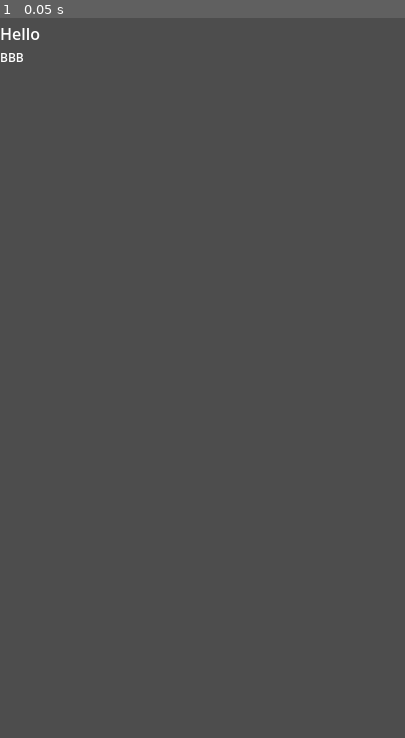
Above: before the commit, frame 1.
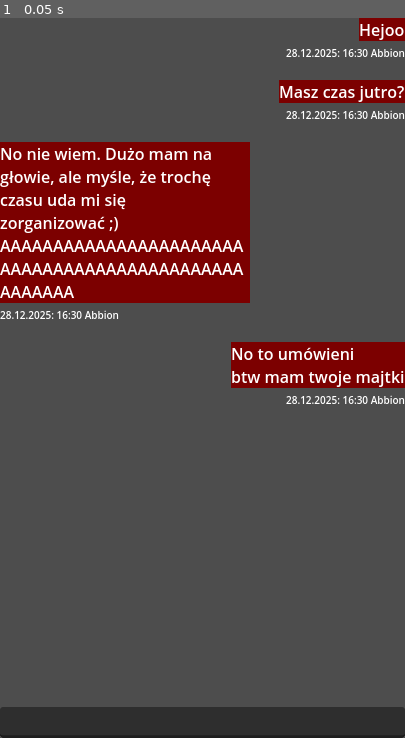
Above: after the commit, the same moment.

Repository: Abbion/CyberCrushMobileApp
Game: Godot game, scene res://scenes/panels/chat_panel.tscn
Same seed, same stepped clock (60 frames per second), same inputs: the game is played once before the commit and once after it. This scene is started directly instead of the project's main scene.
Inputs:
- Up to frame 1 (0.05 s): no input

The runs differ from the first frame. In frame 1, 23% of the frame differs, in the area x 0-100%, y 0-100%.

Commit message:
chat conv mock

Diff:
--- a/project.godot
+++ b/project.godot
@@ -20,6 +20,7 @@
 AppSessionState="*res://scripts/app_session_state.gd"
 GlobalConstants="*res://scripts/global_constants.gd"
 HelperFunctions="*res://scripts/helper_functions.gd"
+GlobalTypes="*res://scripts/global_types.gd"
 
 [display]
 
--- a/scenes/custom_controlls/chat_entry.tscn
+++ b/scenes/custom_controlls/chat_entry.tscn
@@ -10,9 +10,6 @@
 offset_bottom = -672.0
 grow_horizontal = 2
 script = ExtResource("1_pe7r3")
-
-[node name="chat_interactor" type="Button" parent="."]
-layout_mode = 2
 
 [node name="VBoxContainer" type="VBoxContainer" parent="."]
 layout_mode = 2
@@ -38,3 +35,9 @@
 size_flags_vertical = 1
 theme_override_font_sizes/font_size = 12
 text = "12:12:12:12"
+
+[node name="chat_interactor" type="Button" parent="."]
+modulate = Color(1, 1, 1, 0)
+layout_mode = 2
+
+[connection signal="pressed" from="chat_interactor" to="." method="_on_chat_interactor_pressed"]
--- a/scenes/custom_controlls/chat_message_entry.tscn
+++ b/scenes/custom_controlls/chat_message_entry.tscn
@@ -10,19 +10,31 @@
 grow_horizontal = 2
 grow_vertical = 2
 script = ExtResource("1_7xolx")
+message_alignment = 1
+message_text = "default"
+timestamp_text = "null"
 
-[node name="VBoxContainer" type="VBoxContainer" parent="."]
+[node name="message_background" type="ColorRect" parent="."]
+layout_mode = 1
+offset_right = 40.0
+offset_bottom = 40.0
+color = Color(0.487756, 1.02879e-06, 3.36915e-07, 1)
+
+[node name="message_container" type="VBoxContainer" parent="."]
 layout_mode = 1
 offset_right = 250.0
 offset_bottom = 720.0
+theme_override_constants/separation = 5
 
-[node name="message_label" type="Label" parent="VBoxContainer"]
-custom_minimum_size = Vector2(30, 0)
+[node name="message_label" type="Label" parent="message_container"]
+custom_minimum_size = Vector2(250, 0)
 layout_mode = 2
-text = "AAAAAAAAAAAAAAAAAAAAAAAAAAAAAAAAAAAAAAAAAAAAAAAAAAAAAAAAAA"
+size_flags_horizontal = 0
+theme_override_constants/line_spacing = 0
+text = "default"
 autowrap_mode = 3
 
-[node name="timestamp_label" type="Label" parent="VBoxContainer"]
+[node name="timestamp_label" type="Label" parent="message_container"]
 layout_mode = 2
-theme_override_font_sizes/font_size = 12
-text = "BBB"
+theme_override_font_sizes/font_size = 10
+text = "null"
--- a/scenes/pages/main_page.tscn
+++ b/scenes/pages/main_page.tscn
@@ -1,10 +1,11 @@
-[gd_scene load_steps=6 format=3 uid="uid://bt5wtau8jm4ev"]
+[gd_scene load_steps=7 format=3 uid="uid://bt5wtau8jm4ev"]
 
 [ext_resource type="Script" uid="uid://b45tryrl3k5w4" path="res://scripts/main_page_script.gd" id="1_x7tum"]
 [ext_resource type="PackedScene" uid="uid://1m4opeh0nxo1" path="res://scenes/custom_controlls/app_selector.tscn" id="2_7nifb"]
 [ext_resource type="PackedScene" uid="uid://cc7if8n618gcj" path="res://scenes/custom_controlls/top_bar.tscn" id="2_ued0y"]
 [ext_resource type="PackedScene" uid="uid://0506af3w1mki" path="res://scenes/panels/bank_panel.tscn" id="3_6lmqk"]
 [ext_resource type="PackedScene" uid="uid://dnpm7vyhf2ftt" path="res://scenes/panels/my_id_panel.tscn" id="3_xap5f"]
+[ext_resource type="PackedScene" uid="uid://cshv3dqh1nyxj" path="res://scenes/panels/chat_list_panel.tscn" id="5_esk2p"]
 
 [node name="MainPage" type="Control"]
 layout_mode = 3
@@ -39,6 +40,10 @@
 [node name="my_id_panel" parent="VBoxContainer/PanelContainer" instance=ExtResource("3_xap5f")]
 layout_mode = 2
 
+[node name="chat_list_panel" parent="VBoxContainer/PanelContainer" instance=ExtResource("5_esk2p")]
+visible = false
+layout_mode = 2
+
 [node name="app_selector" parent="VBoxContainer" instance=ExtResource("2_7nifb")]
 custom_minimum_size = Vector2(0, 60)
 layout_mode = 2
--- a/scenes/panels/chat_list_panel.tscn
+++ b/scenes/panels/chat_list_panel.tscn
@@ -39,7 +39,7 @@
 text = "  +  "
 metadata/_edit_use_anchors_ = true
 
-[node name="overlay" type="CenterContainer" parent="."]
+[node name="create_chat_overlay" type="CenterContainer" parent="."]
 visible = false
 layout_mode = 1
 anchors_preset = 15
@@ -48,14 +48,14 @@
 grow_horizontal = 2
 grow_vertical = 2
 
-[node name="ColorRect" type="ColorRect" parent="overlay"]
+[node name="ColorRect" type="ColorRect" parent="create_chat_overlay"]
 custom_minimum_size = Vector2(400, 720)
 layout_mode = 2
 color = Color(0, 0, 0, 0.152941)
 
-[node name="new_chat" parent="overlay" instance=ExtResource("2_6j0wu")]
+[node name="new_chat" parent="create_chat_overlay" instance=ExtResource("2_6j0wu")]
 custom_minimum_size = Vector2(400, 166)
 layout_mode = 2
 
 [connection signal="pressed" from="add_chat" to="." method="_on_add_chat_pressed"]
-[connection signal="panel_closed" from="overlay/new_chat" to="." method="_on_new_chat_panel_closed"]
+[connection signal="panel_closed" from="create_chat_overlay/new_chat" to="." method="_on_new_chat_panel_closed"]
--- a/scenes/panels/chat_panel.tscn
+++ b/scenes/panels/chat_panel.tscn
@@ -1,7 +1,6 @@
-[gd_scene load_steps=3 format=3 uid="uid://b33lb6oqou8we"]
+[gd_scene load_steps=2 format=3 uid="uid://b33lb6oqou8we"]
 
 [ext_resource type="Script" uid="uid://eq00ajhbkh3u" path="res://scripts/chat_panel_script.gd" id="1_2d7el"]
-[ext_resource type="PackedScene" uid="uid://5damwlt2tv6e" path="res://scenes/custom_controlls/chat_message_entry.tscn" id="2_nvn48"]
 
 [node name="chat_panel" type="Control"]
 layout_mode = 3
@@ -16,9 +15,12 @@
 layout_mode = 1
 anchors_preset = -1
 anchor_right = 1.0
+offset_bottom = 689.0
+grow_horizontal = 2
+theme_override_constants/separation = 20
+
+[node name="message_input" type="LineEdit" parent="."]
+layout_mode = 0
+offset_top = 689.0
+offset_right = 405.0
 offset_bottom = 720.0
-grow_horizontal = 2
-
-[node name="chat_message_entry" parent="messages" instance=ExtResource("2_nvn48")]
-layout_mode = 2
-size_flags_horizontal = 8
--- a/scripts/chat_entry_script.gd
+++ b/scripts/chat_entry_script.gd
@@ -1,5 +1,6 @@
 extends PanelContainer
 
+@export var chat_id: int = -1
 @export var chat_title: String = "Chat title"
 @export var last_message: String = "Last message"
 @export var last_timestamp: String = "12:00"
@@ -8,7 +9,12 @@
 @onready var last_message_label: Label = $VBoxContainer/HBoxContainer/last_message_label
 @onready var last_timestamp_label: Label = $VBoxContainer/HBoxContainer/last_timestamp_label
 
+signal chat_opened(chat_id: int)
+
 func _ready() -> void:
 	chat_title_label.text = chat_title
 	last_message_label.text = last_message
 	last_timestamp_label.text = last_timestamp
+
+func _on_chat_interactor_pressed() -> void:
+	chat_opened.emit(chat_id)
--- a/scripts/chat_list_panel_script.gd
+++ b/scripts/chat_list_panel_script.gd
@@ -9,7 +9,9 @@
 	var time_stamp: Dictionary
 
 @onready var chat_list = $ScrollContainer/chat_list
-@onready var overlay = $overlay
+@onready var create_chat_overlay = $create_chat_overlay
+
+signal open_chat(chat_id: int)
 
 var chat_entry : PackedScene = load("res://scenes/custom_controlls/chat_entry.tscn")
 
@@ -91,9 +93,11 @@
 
 			var direct_chat = direct_chats[direct_chat_index]
 			var chat_entry_instance = chat_entry.instantiate()
+			chat_entry_instance.chat_id = direct_chat["chat_id"]
 			chat_entry_instance.chat_title = direct_chat["chat_partner"]
 			chat_entry_instance.last_message = direct_chat["last_message"]
 			chat_entry_instance.last_timestamp = direct_chat["last_message_time_stamp"]
+			chat_entry_instance.chat_opened.connect(on_chat_opened)
 			chat_list.add_child(chat_entry_instance)
 		else:
 			var group_chat_index = group_chats.find_custom(func(ch):
@@ -108,9 +112,11 @@
 
 			var group_chat = group_chats[group_chat_index]
 			var chat_entry_instance = chat_entry.instantiate()
+			chat_entry_instance.chat_id = group_chat["chat_id"]
 			chat_entry_instance.chat_title = group_chat["title"]
 			chat_entry_instance.last_message = group_chat["last_message"]
 			chat_entry_instance.last_timestamp = group_chat["last_message_time_stamp"]
+			chat_entry_instance.chat_opened.connect(on_chat_opened)
 			chat_list.add_child(chat_entry_instance)
 
 func get_user_chats():
@@ -129,7 +135,10 @@
 
 
 func _on_add_chat_pressed() -> void:
-	overlay.show()
+	create_chat_overlay.show()
 
 func _on_new_chat_panel_closed() -> void:
-	overlay.hide()
+	create_chat_overlay.hide()
+
+func on_chat_opened(chat_id: int) -> void:
+	print("open chat: ", chat_id)
--- a/scripts/chat_message_entry_script.gd
+++ b/scripts/chat_message_entry_script.gd
@@ -1,19 +1,54 @@
 extends Control
 
-enum TIMESTAMP_ALIGNMENT { LEFT, RIGHT }
-@export var timestamp_alignment: TIMESTAMP_ALIGNMENT
+@export var message_alignment: GlobalTypes.CHAT_MESSAGE_ALIGNMENT
+@export var message_text: String
+@export var timestamp_text: String
 
-@onready var timestamp_label = $VBoxContainer/message_label;
-@onready var message_label = $VBoxContainer/message_label
+@onready var message_container: VBoxContainer = $message_container
+@onready var message_label: Label = $message_container/message_label
+@onready var timestamp_label: Label = $message_container/timestamp_label
+@onready var message_background: ColorRect = $message_background
+
+const message_container_separator = 5
 
 func _ready() -> void:
-	if timestamp_alignment == TIMESTAMP_ALIGNMENT.LEFT:
+	message_label.text = message_text
+	timestamp_label.text = timestamp_text
+
+	var lines = message_text.split("\n")
+	var max_line_width: float = 0.0
+	var message_height = 0.0
+
+	for line in lines:
+		var bounds = message_label.get_theme_font("font").get_string_size(line)
+		if bounds.x > max_line_width:
+			max_line_width = bounds.x
+
+	if max_line_width < message_container.size.x:
+		message_container.size.x = max_line_width
+		message_label.custom_minimum_size.x = max_line_width
+	else:
+		message_label.custom_minimum_size.x = message_container.size.x
+
+	if message_alignment == GlobalTypes.CHAT_MESSAGE_ALIGNMENT.LEFT:
+		message_container.set_anchors_preset(Control.PRESET_TOP_LEFT)
 		timestamp_label.horizontal_alignment = HORIZONTAL_ALIGNMENT_LEFT
+		message_label.size_flags_horizontal = Control.SIZE_SHRINK_BEGIN
 	else:
+		var page_width = size.x
+		var message_container_position = page_width - message_container.size.x
+		message_container.position.x = message_container_position
+		message_background.position.x = page_width - max_line_width
+
+		message_container.set_anchors_preset(Control.PRESET_TOP_RIGHT)
 		timestamp_label.horizontal_alignment = HORIZONTAL_ALIGNMENT_RIGHT
+		message_label.size_flags_horizontal = Control.SIZE_SHRINK_END
 
-func set_text(text: String) -> void:
-	message_label.text = text
+	var message_label_height = 0.0
+	for i in range(message_label.get_line_count()):
+		message_label_height += message_label.get_line_height(i)
 
-func set_timestamp(timestamp: String) -> void:
-	timestamp_label.text = timestamp
+	custom_minimum_size.y = message_label_height + timestamp_label.get_line_height(0) + message_container_separator
+
+	message_background.size.x = message_label.custom_minimum_size.x
+	message_background.size.y = message_label_height
--- a/scripts/chat_panel_script.gd
+++ b/scripts/chat_panel_script.gd
@@ -6,6 +6,26 @@
 
 func _ready() -> void:
 	var message_1 = message_entry.instantiate()
+	message_1.message_alignment = GlobalTypes.CHAT_MESSAGE_ALIGNMENT.RIGHT
+	message_1.message_text = "Hejoo"
+	message_1.timestamp_text = "28.12.2025: 16:30 Abbion"
 	messages.add_child(message_1)
-	message_1.set_text("Hello")
-	message_1.set_timestamp("Hello")
+
+	var message_2 = message_entry.instantiate()
+	message_2.message_alignment = GlobalTypes.CHAT_MESSAGE_ALIGNMENT.RIGHT
+	message_2.message_text = "Masz czas jutro?"
+	message_2.timestamp_text = "28.12.2025: 16:30 Abbion"
+	messages.add_child(message_2)
+
+	var message_3 = message_entry.instantiate()
+	message_3.message_alignment = GlobalTypes.CHAT_MESSAGE_ALIGNMENT.LEFT
+	message_3.message_text = "No nie wiem. Dużo mam na głowie, ale myśle, że trochę czasu uda mi się zorganizować ;) AAAAAAAAAAAAAAAAAAAAAAAAAAAAAAAAAAAAAAAAAAAAAAAAAAAAA"
+	message_3.timestamp_text = "28.12.2025: 16:30 Abbion"
+	messages.add_child(message_3)
+
+	var message_4 = message_entry.instantiate()
+	message_4.message_alignment = GlobalTypes.CHAT_MESSAGE_ALIGNMENT.RIGHT
+	message_4.message_text = "No to umówieni\nbtw mam twoje majtki"
+	message_4.timestamp_text = "28.12.2025: 16:30 Abbion"
+	messages.add_child(message_4)
+	#pass
--- /dev/null
+++ b/scripts/global_types.gd
@@ -0,0 +1,3 @@
+extends Node
+
+enum CHAT_MESSAGE_ALIGNMENT { LEFT, RIGHT }
Not shown, added: scripts/global_types.gd.uid
